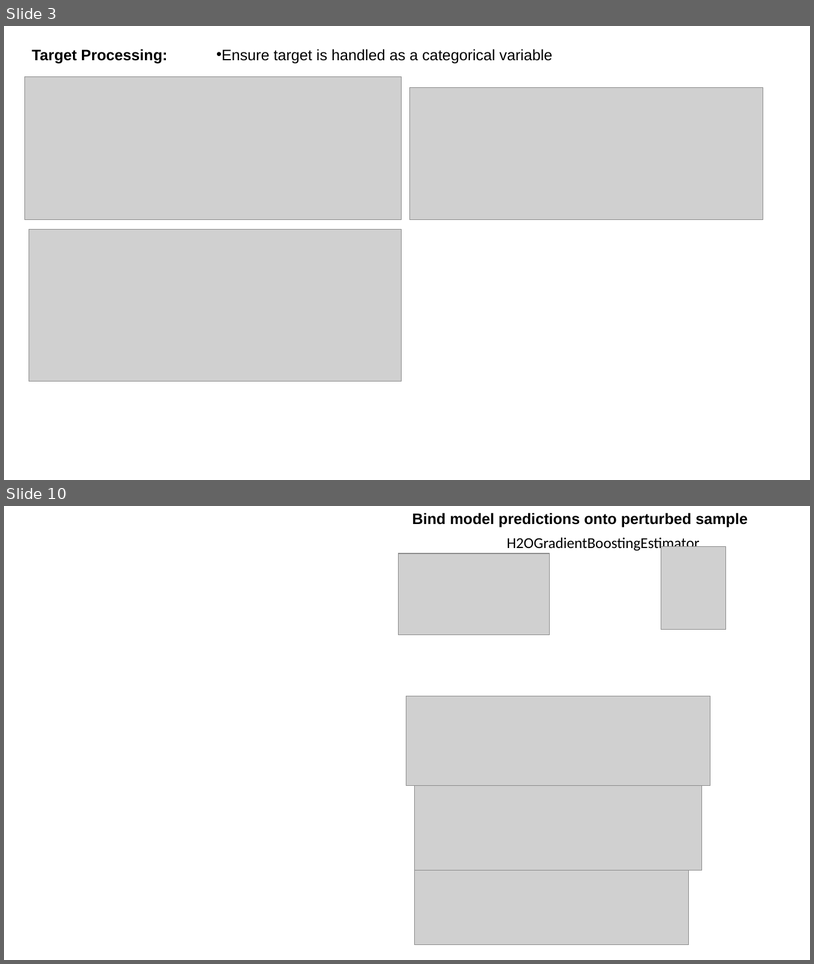
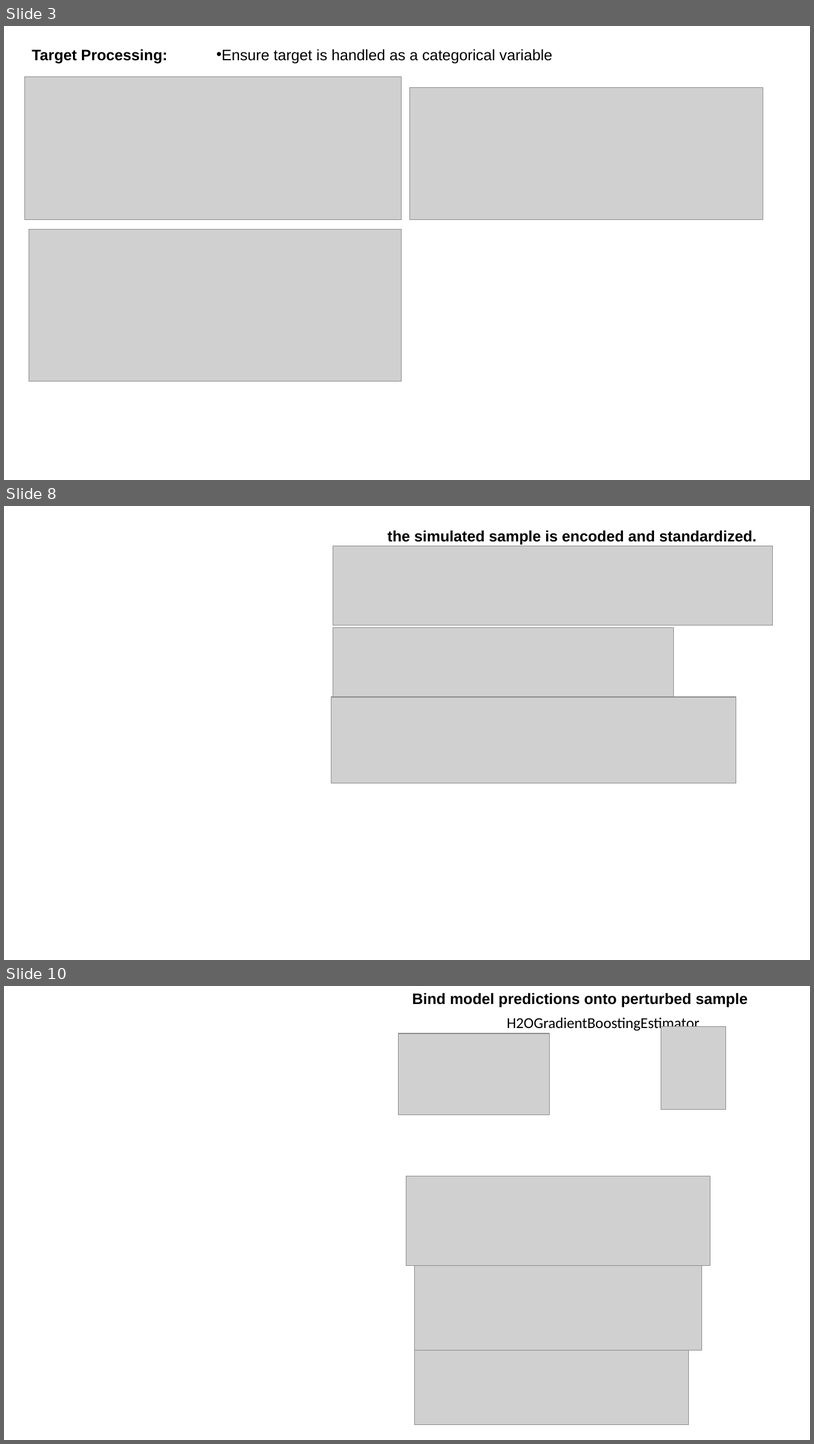
Before and after one commit to ziweifan177/Data_Science_Pilot, a slide deck: NortheasternUniversity-AISkunk Club/AIaddin-An automatic model intrepretability platform/Project/AI-addin Interpretability-CreditCard_LIME_StepsAndResults.pptx. Shown one above the other, each under a label of ours: slides 3 and 10 before the commit, slides 3, 8 and 10 after it; the slides between them are not shown. The pictures are 814x964 and 814x1444 pixels, drawn with LibreOffice and Linux fonts; fonts in the diff are those of the drawing; grey boxes stand for pictures. Boxes give left, top, right and bottom in pixels: in the first picture for what was removed or moved away, otherwise in the second. Text is boxed around its words. In the diff, an @@ line names an element or a change of style, - is before the commit and + after.

```diff
--- a/NortheasternUniversity-AISkunk Club/AIaddin-An automatic model intrepretability platform/Project/AI-addin Interpretability-CreditCard_LIME_StepsAndResults.pptx
+++ b/NortheasternUniversity-AISkunk Club/AIaddin-An automatic model intrepretability platform/Project/AI-addin Interpretability-CreditCard_LIME_StepsAndResults.pptx
@@ slide 8 added at <box>4,506,810,960</box>, background #FFFFFF @@
@@ text added at <box>387,530,757,545</box>, 18 pt, text #000000, bold @@
+the simulated sample is encoded and standardized.
@@ picture added at <box>333,546,773,625</box> @@
@@ picture added at <box>333,628,674,697</box> @@
@@ picture added at <box>331,697,737,783</box> @@
```
Also in this commit, not shown: 5 slides changed, 1 slide removed.
